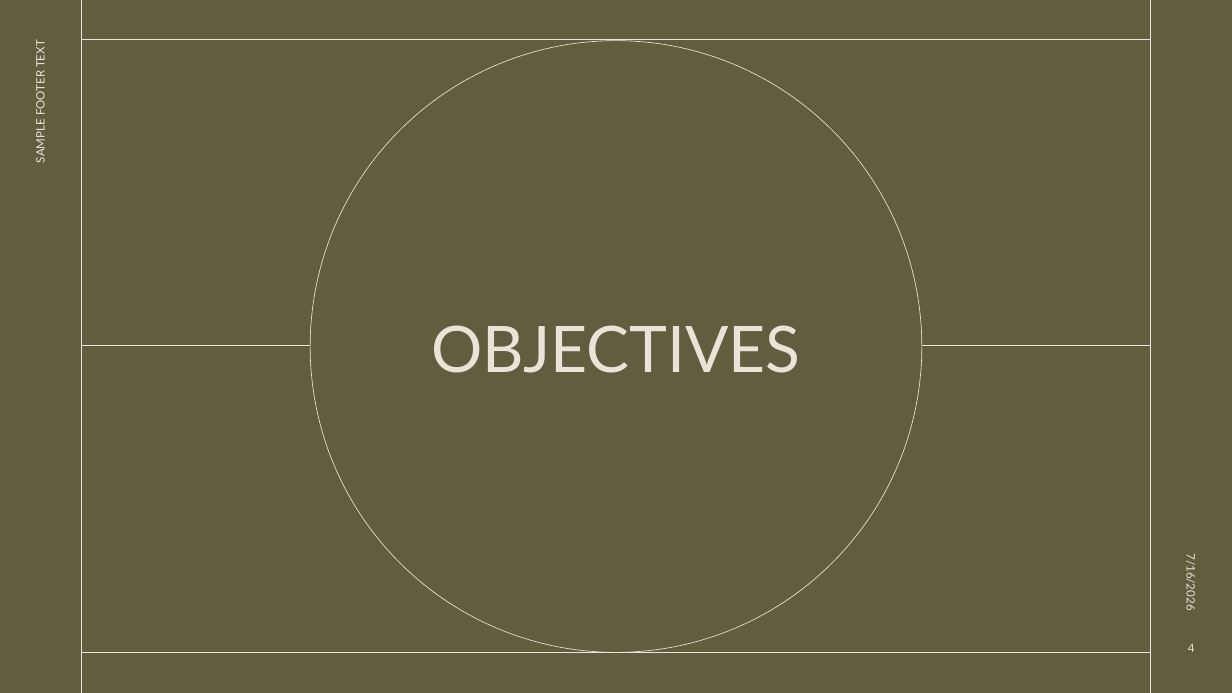
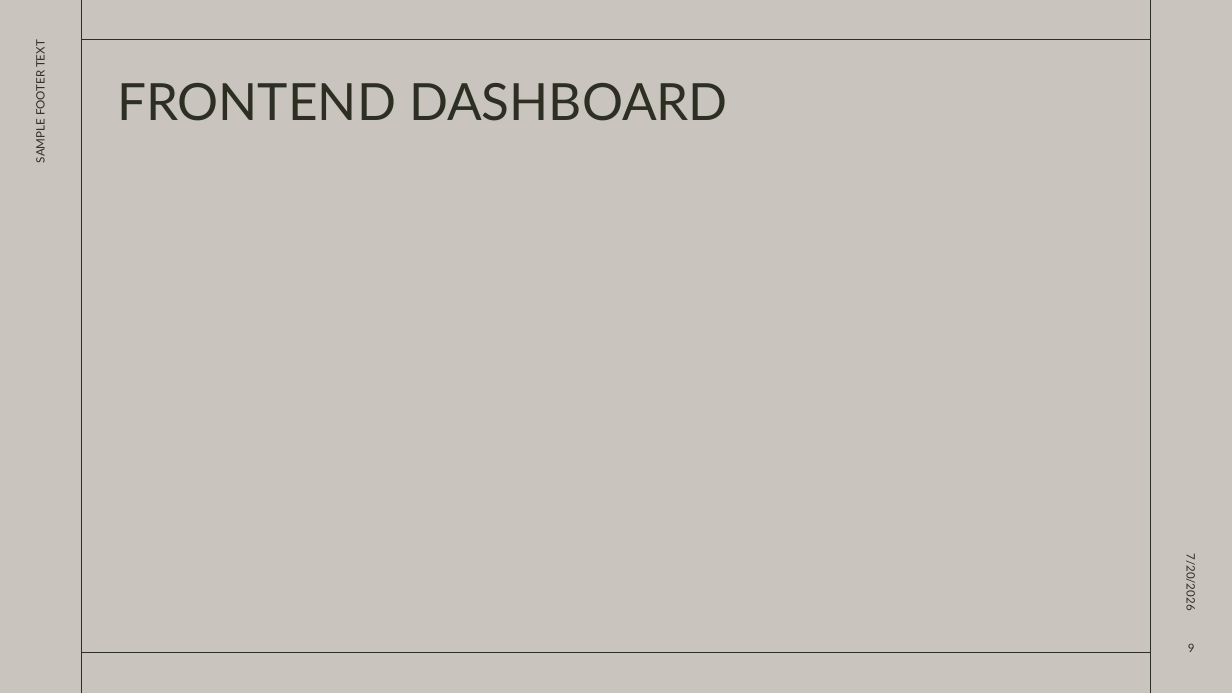
Before and after one commit to cucucumber789-svg/EGT307_T2_Bacon, a slide deck: slide 9 of EGT307 PRESENTATION.pptx (slide 4 before the commit). Drawn at 1232x693 pixels with LibreOffice and Linux fonts; fonts in the diff are those of the drawing. Boxes give left, top, right and bottom in pixels: in the first picture for what was removed or moved away, otherwise in the second. Text is boxed around its words. In the diff, an @@ line names an element or a change of style, - is before the commit and + after.

```diff
--- a/EGT307 PRESENTATION.pptx
+++ b/EGT307 PRESENTATION.pptx
@@ background #625D3F to #C9C4BE @@
@@ line (81, 0) - (81, 693): stroke #EBE3D8 0.5 pt to #2C2F21 0.5 pt @@
@@ line (1151, 0) - (1151, 693): stroke #EBE3D8 0.5 pt to #2C2F21 0.5 pt @@
@@ text "SAMPLE FOOTER TEXT" at (33,42,47,162): text colour #EBE3D8 to #2C2F21 @@
@@ line (81, 40) - (1151, 40): stroke #EBE3D8 0.5 pt to #2C2F21 0.5 pt @@
@@ ellipse removed at (311,41,922,653) @@
@@ title added at (117,83,728,121), 40 pt, text #2C2F21 @@
+FRONTEND DASHBOARD
@@ title removed at (431,325,800,373) @@
-OBJECTIVES
@@ line removed from (81, 346) to (311, 346) @@
@@ line removed from (922, 346) to (1152, 346) @@
@@ text at (1184,558,1198,609): text changed; text colour #EBE3D8 to #2C2F21 @@
-7/16/2026
+7/20/2026
@@ line (81, 653) - (1151, 653): stroke #EBE3D8 0.5 pt to #2C2F21 0.5 pt @@
@@ page number at (1188,643,1195,652): text changed; text colour #EBE3D8 to #2C2F21 @@
-4
+9
```
Also in this commit, not shown: 9 other slides changed, 6 slides added.
